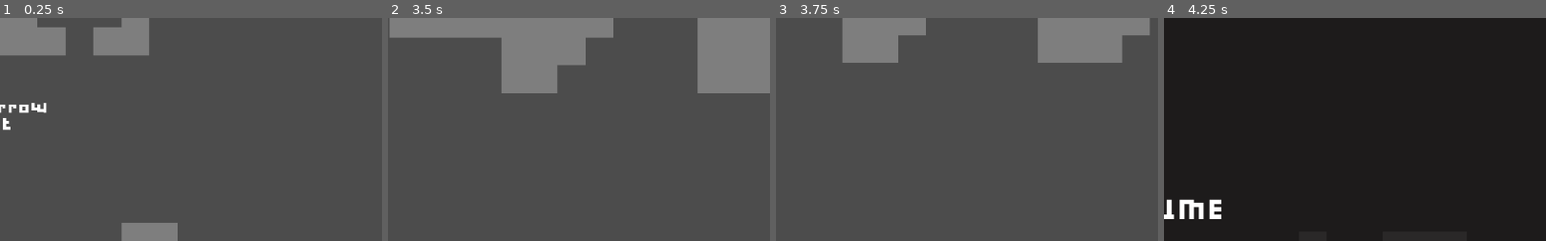
Above: before the commit, frames 1-4 (left to right).
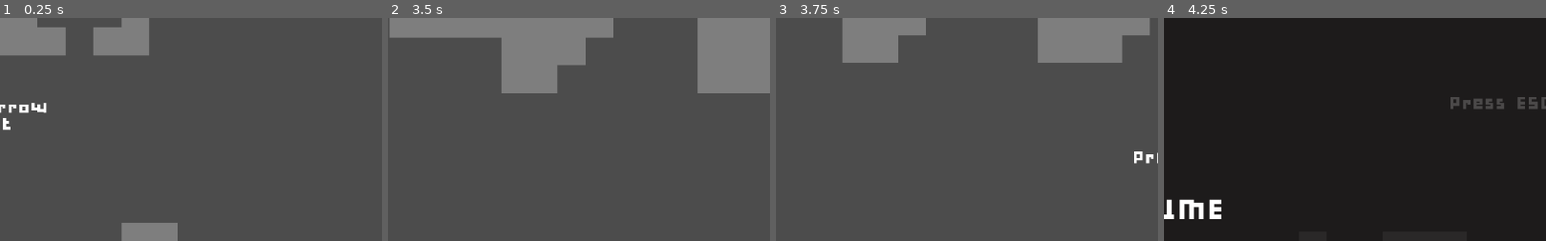
Above: after the commit, the same moments.

Repository: renzoventura/Relit
Game: Godot game, scene res://Scenes/levels/Level0.tscn
Two runs of this game, one before a commit and one after it. Both use one fixed random seed, a clock stepped at 60 frames per second and the inputs below. This scene is started directly instead of the project's main scene. The engine's default icon, where the game draws it, is replaced by a stand-in: a white triangle on a blue panel in a dark square.
Inputs (mouse positions are % of the whole screen's width and height, from its top left):
- Up to frame 1 (0.25 s): no input
- Up to frame 2 (3.5 s): tap A (left) at 0.5, 1.25, 2 s; move the mouse to (72, 45) at 0.52 s; hold D (right) 0.53-2.03 s; tap Q (toggle_form) every 0.75 s from 0.6 to 2.85 s; click (72, 45) at 0.67 s; tap W (jump) at 0.77, 1.52, 3.02 s; move the mouse to (30, 55) at 1.27 s; click (30, 55) at 1.42 s; move the mouse to (60, 28) at 2.02 s; hold A (left) 2.03-2.78 s; click (60, 28) at 2.17 s; move the mouse to (45, 70) at 2.77 s; hold D (right) from 2.78 s (still down); click (45, 70) at 2.92 s
- Up to frame 3 (3.75 s): keep holding D (right); tap A (left) at 3.5 s; move the mouse to (80, 65) at 3.52 s; tap Q (toggle_form) at 3.6 s; click (80, 65) at 3.67 s
- Up to frame 4 (4.25 s): keep holding D (right); tap W (jump) at 3.77 s; tap Escape (pause) at 4.15 s
The pictures show only the part of the screen within x 50-100%, y 0-50%; the shares and areas given below are measured in that part.

Frames 1-2 are identical in both runs. In frame 3, 0.2% of the frame differs, in the area x 93-100%, y 59-66%; in frame 4, 0.6%, in the area x 75-100%, y 35-41%.

Commit message:
Add finished screen

Diff:
--- a/Scenes/Menu/Credits.gd
+++ b/Scenes/Menu/Credits.gd
@@ -5,7 +5,6 @@
 onready var back = $CenterContainer/VBoxContainer/VBoxContainer/Back
 
 func _on_Back_mouse_entered():
-	print("test")
 	back.add_color_override("font_color", BLACK)
 
 
--- a/Scenes/Menu/MainMenu.tscn
+++ b/Scenes/Menu/MainMenu.tscn
@@ -12,11 +12,12 @@
 "_edit_use_anchors_": false
 }
 
-[node name="TextureRect" type="TextureRect" parent="."]
+[node name="TextureRect" type="ColorRect" parent="."]
 anchor_right = 1.0
 anchor_bottom = 1.0
 margin_left = 1.0
 margin_right = 1.0
+color = Color( 0.054902, 0.0431373, 0.0431373, 0.745098 )
 __meta__ = {
 "_edit_use_anchors_": false
 }
--- /dev/null
+++ b/Scenes/Menu/ThankYou.tscn
@@ -0,0 +1,81 @@
+[gd_scene load_steps=4 format=2]
+
+[ext_resource path="res://Scenes/Themes/themes.theme" type="Theme" id=1]
+[ext_resource path="res://Scenes/Themes/title.theme" type="Theme" id=2]
+[ext_resource path="res://ThankYou.gd" type="Script" id=3]
+
+[node name="ThankYou" type="Control"]
+anchor_right = 1.0
+anchor_bottom = 1.0
+script = ExtResource( 3 )
+__meta__ = {
+"_edit_use_anchors_": false
+}
+
+[node name="ColorRect" type="ColorRect" parent="."]
+anchor_right = 1.0
+anchor_bottom = 1.0
+color = Color( 0.054902, 0.0431373, 0.0431373, 0.745098 )
+
+[node name="CenterContainer" type="CenterContainer" parent="."]
+anchor_right = 1.0
+anchor_bottom = 1.0
+__meta__ = {
+"_edit_use_anchors_": false
+}
+
+[node name="VBoxContainer" type="VBoxContainer" parent="CenterContainer"]
+margin_left = 30.0
+margin_top = 61.0
+margin_right = 993.0
+margin_bottom = 539.0
+custom_constants/separation = 60
+
+[node name="VBoxContainer2" type="VBoxContainer" parent="CenterContainer/VBoxContainer"]
+margin_right = 963.0
+margin_bottom = 385.0
+custom_constants/separation = 30
+
+[node name="ThankYouMessage" type="Label" parent="CenterContainer/VBoxContainer/VBoxContainer2"]
+margin_right = 963.0
+margin_bottom = 33.0
+theme = ExtResource( 1 )
+text = "Thank you for playing"
+align = 1
+
+[node name="Title" type="Label" parent="CenterContainer/VBoxContainer/VBoxContainer2"]
+margin_top = 63.0
+margin_right = 963.0
+margin_bottom = 223.0
+theme = ExtResource( 2 )
+text = "RELIT"
+align = 1
+
+[node name="ThankYouMessage2" type="Label" parent="CenterContainer/VBoxContainer/VBoxContainer2"]
+margin_top = 253.0
+margin_right = 963.0
+margin_bottom = 286.0
+theme = ExtResource( 1 )
+text = " We hope that you enjoyed it!"
+align = 1
+
+[node name="ThankYouMessage3" type="Label" parent="CenterContainer/VBoxContainer/VBoxContainer2"]
+margin_top = 316.0
+margin_right = 963.0
+margin_bottom = 385.0
+theme = ExtResource( 1 )
+text = "If you have any feedback,
+ please let us know in our itch io page!"
+align = 1
+
+[node name="MainMenu" type="Label" parent="CenterContainer/VBoxContainer"]
+margin_top = 445.0
+margin_right = 963.0
+margin_bottom = 478.0
+mouse_filter = 1
+theme = ExtResource( 1 )
+text = "Click here to Main Menu"
+align = 1
+[connection signal="gui_input" from="CenterContainer/VBoxContainer/MainMenu" to="." method="_on_MainMenu_gui_input"]
+[connection signal="mouse_entered" from="CenterContainer/VBoxContainer/MainMenu" to="." method="_on_MainMenu_mouse_entered"]
+[connection signal="mouse_exited" from="CenterContainer/VBoxContainer/MainMenu" to="." method="_on_MainMenu_mouse_exited"]
--- a/Scenes/level/Gamestate.gd
+++ b/Scenes/level/Gamestate.gd
@@ -3,7 +3,7 @@
 const _order = [
 	"Level0",
 	"Level1",
-	"Level2",
+#	"Level2",
 ]
 
 static func get_level(var index: int):
@@ -28,7 +28,8 @@
 	return index >= size
 
 func end_game():
-	get_tree().quit()
+	get_tree().change_scene_to(load(str("res://Scenes/Menu/ThankYou.tscn")))
+
 
 func reset_level():
 	get_tree().reload_current_scene()
--- a/Scenes/levels/Level0.tscn
+++ b/Scenes/levels/Level0.tscn
@@ -39,7 +39,19 @@
 "_edit_use_anchors_": false
 }
 
-[node name="JumpTutorial" type="Label" parent="." index="8"]
+[node name="PauseTutorial" type="Label" parent="." index="8"]
+margin_left = 1971.0
+margin_top = 610.0
+margin_right = 2838.0
+margin_bottom = 715.0
+theme = ExtResource( 3 )
+text = "Press ESC to pause the game"
+align = 1
+__meta__ = {
+"_edit_use_anchors_": false
+}
+
+[node name="JumpTutorial" type="Label" parent="." index="9"]
 margin_left = 254.0
 margin_top = 749.0
 margin_right = 884.0
@@ -52,7 +64,7 @@
 "_edit_use_anchors_": false
 }
 
-[node name="FormTutorial" type="Label" parent="." index="9"]
+[node name="FormTutorial" type="Label" parent="." index="10"]
 margin_left = 4290.0
 margin_top = 1104.0
 margin_right = 4993.0
--- a/Scenes/player/Player.tscn
+++ b/Scenes/player/Player.tscn
@@ -36,7 +36,7 @@
 
 [node name="PlayerAnimation" parent="." instance=ExtResource( 1 )]
 animation = "dark_idle"
-frame = 1
+frame = 2
 playing = true
 
 [node name="JumpSFX" type="AudioStreamPlayer" parent="."]
--- /dev/null
+++ b/ThankYou.gd
@@ -0,0 +1,20 @@
+extends Control
+
+const BLACK = Color(0,0,0)
+const WHITE = Color(1,1,1)
+
+
+onready var main_menu_button = $CenterContainer/VBoxContainer/MainMenu
+
+func _on_MainMenu_mouse_entered():
+	main_menu_button.add_color_override("font_color", BLACK)
+
+
+func _on_MainMenu_mouse_exited():
+	main_menu_button.add_color_override("font_color", WHITE)
+
+
+func _on_MainMenu_gui_input(event):
+	if event is InputEventMouseButton:
+		if event.button_index == BUTTON_LEFT and event.pressed:
+			get_tree().change_scene_to(load(str("res://Scenes/Menu/MainMenu.tscn")))
